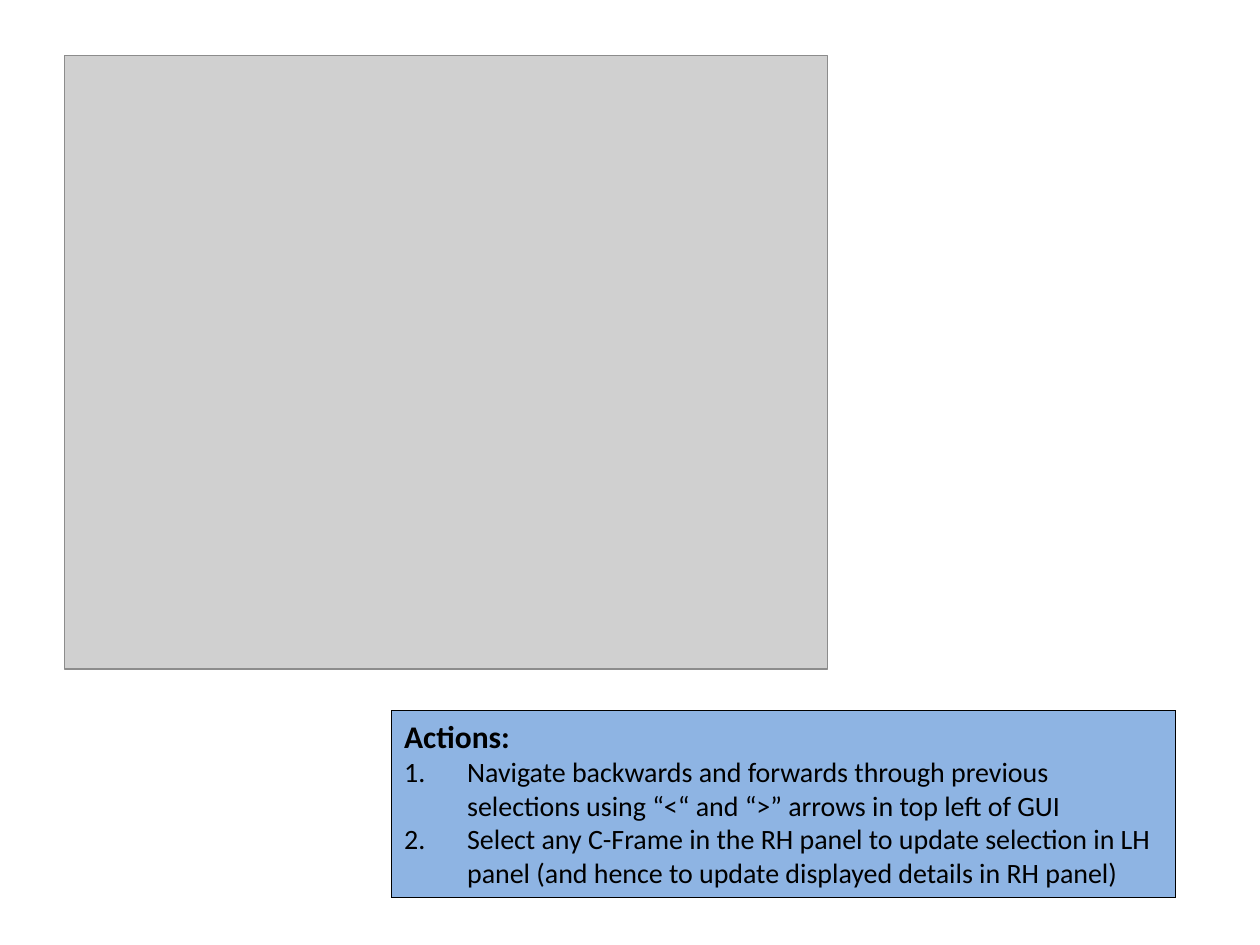
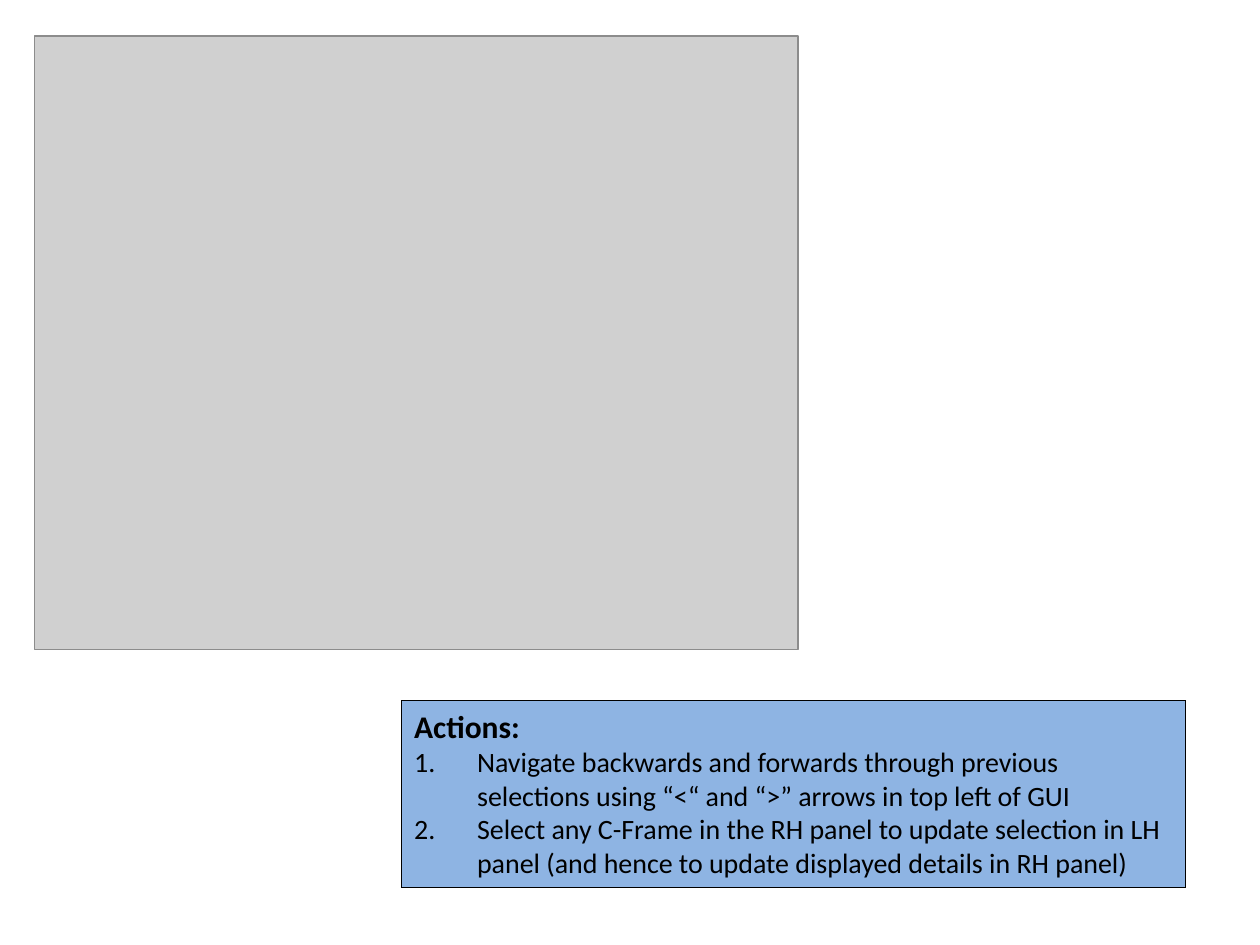
Before and after one commit to colin-puleston/mekon-hobo, a slide deck: slide 16 of docs/MEKON-HOBO Introductory Tutorial.pptx. Drawn at 1260x945 pixels with LibreOffice and Linux fonts; fonts in the diff are those of the drawing; grey boxes stand for pictures. Boxes give left, top, right and bottom in pixels: in the first picture for what was removed or moved away, otherwise in the second. Text is boxed around its words. In the diff, an @@ line names an element or a change of style, - is before the commit and + after.

```diff
--- a/docs/MEKON-HOBO Introductory Tutorial.pptx
+++ b/docs/MEKON-HOBO Introductory Tutorial.pptx
@@ picture: place and size @@
-picture at (64, 55, 828, 669)
+picture at (35, 37, 799, 650)
@@ rectangle "Actions:": place and size @@
-rectangle "Actions:" at (392, 711, 1176, 897)
+rectangle "Actions:" at (402, 701, 1186, 887)
```
Also in this commit, not shown: 11 other slides changed, 2 slides added.
